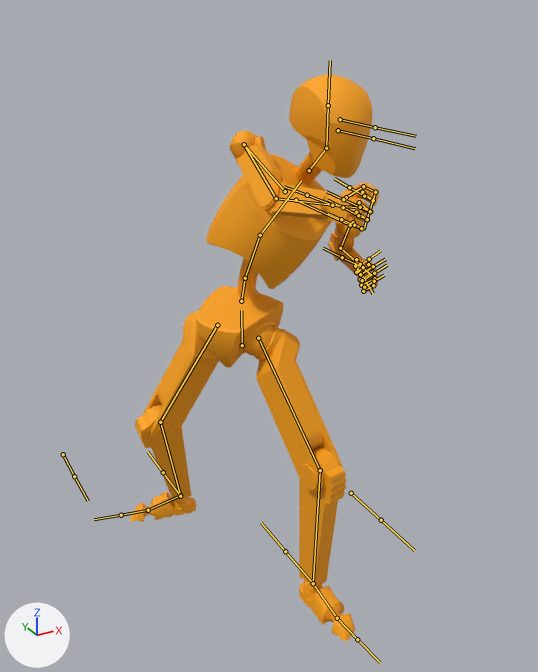
Two versions of the FBX model Assets/PlayerAssets/Animations/PlayerAttack.fbx, one commit apart.
Camera for both pictures: a camera (50 mm lens) standing at (-3.14, -6.22, 5.89) and looking at (0.1, -0.34, 2.95). Lighting does not change. The marker at lower left points along +X, +Y and +Z. Both versions are drawn at frame 31 of the action 'Armature|Attack'; the numbers are the values there. The bones that bend it are drawn over the model as lines.
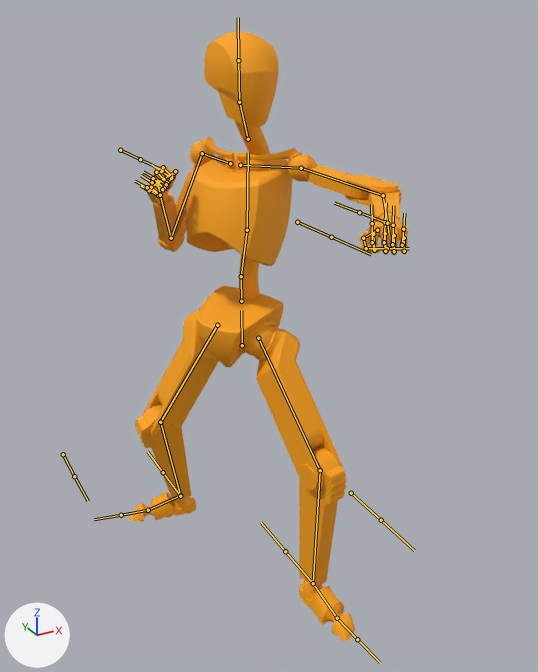
The change in detail:
Bone 'abdomen' (bone_abdomen) turns from (0, 23, -12) to (0, 0, 0) degrees about its own x, y and z.
Bone 'abdomen2' (bone_abdomen2) turns from (3, 2, -7) to (0, 0, 0) degrees about its own x, y and z.
Bone 'chest' (bone_chest) turns from (7, 2, -18) to (0, 0, 0) degrees about its own x, y and z.
Bone 'head' (bone_head) turns from (-19, 46, 22) to (0, 68, 0) degrees about its own x, y and z.
Bone 'upper_arm.L' (bone_upper_arm_l) turns from (-48, 19, 38) to (-5, 2, -24) degrees about its own x, y and z.
Bone 'forearm.L' (bone_forearm_l) turns from (6, 12, -127) to (3, 1, -25) degrees about its own x, y and z.
Bone 'upper_arm.R' (bone_upper_arm_r) turns from (-115, 105, 24) to (-69, 5, 40) degrees about its own x, y and z.
Bone 'forearm.R' (bone_forearm_r) turns from (1, 0, 4) to (7, -10, 104) degrees about its own x, y and z.

Boxes (x1, y1, x2, y2) around the edits, measured in the pictures (538 x 672 px):
'Mesh', posed (12% wider, 8% taller)
    before: (130, 74, 379, 642)
    after: (130, 30, 408, 642)
bone 'abdomen', root to tip
    before: (241, 301) to (245, 278)
    after: (241, 301) to (241, 276)
bone 'abdomen2', root to tip
    before: (245, 278) to (260, 235)
    after: (241, 276) to (247, 230)
bone 'chest', root to tip
    before: (260, 235) to (301, 180)
    after: (247, 230) to (248, 152)
bone 'head', root to tip
    before: (326, 148) to (328, 105)
    after: (239, 102) to (238, 60)
bone 'upper_arm.L', root to tip
    before: (350, 225) to (340, 248)
    after: (301, 168) to (383, 195)
bone 'forearm.L', root to tip
    before: (340, 248) to (363, 267)
    after: (383, 195) to (387, 223)
bone 'upper_arm.R', root to tip
    before: (244, 144) to (276, 198)
    after: (202, 153) to (171, 238)
bone 'forearm.R', root to tip
    before: (276, 198) to (332, 205)
    after: (171, 238) to (160, 195)
